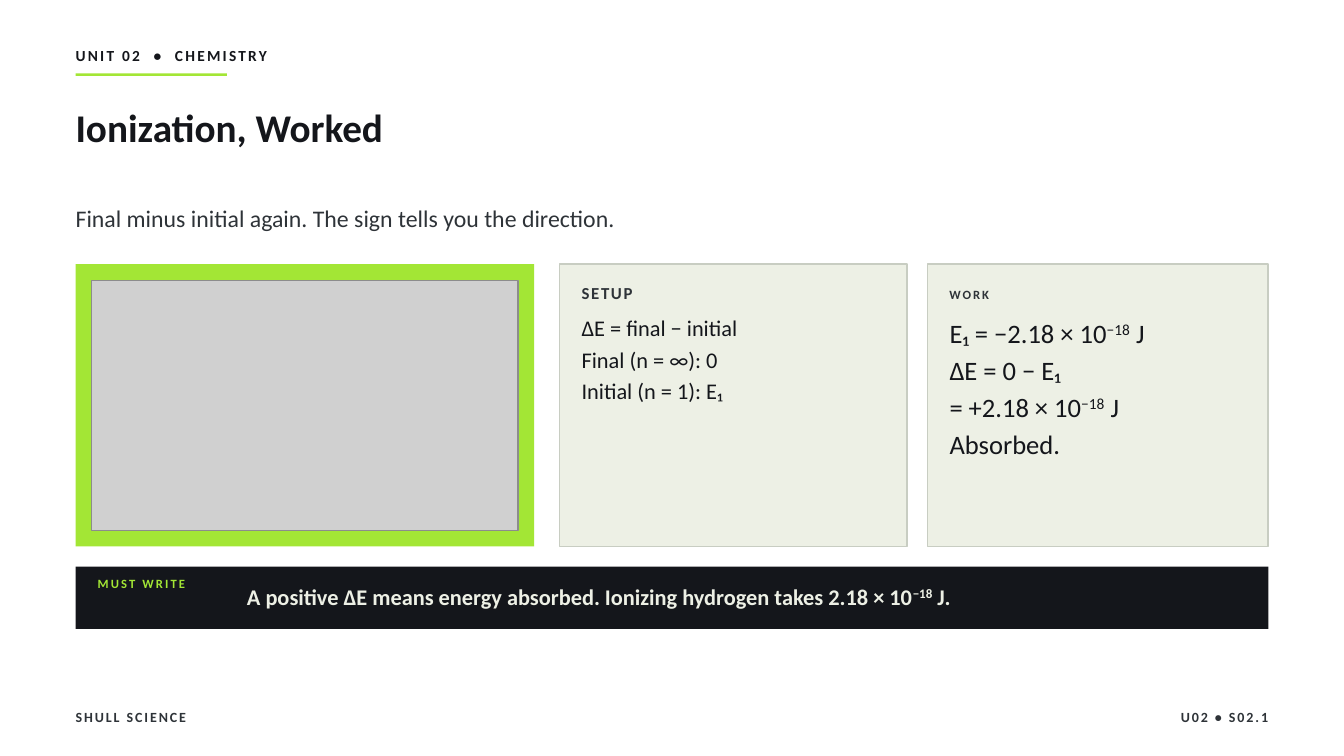
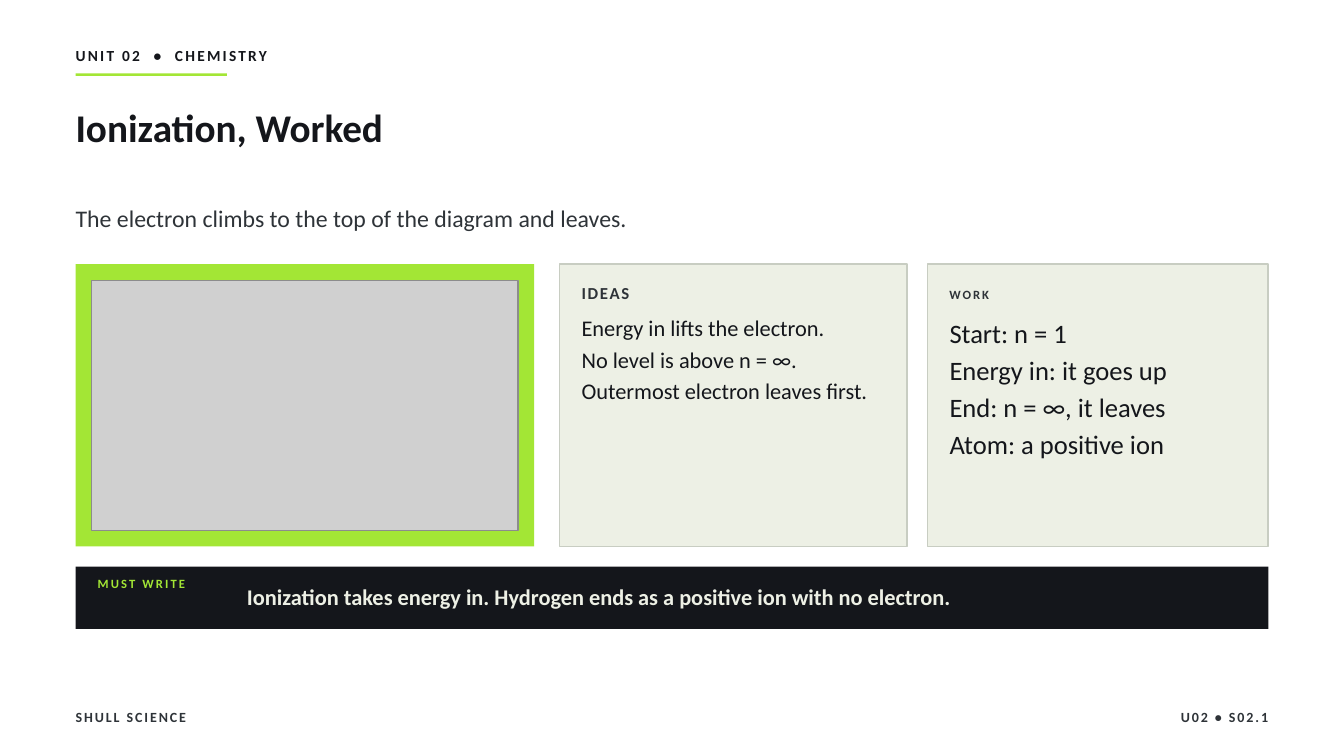
Before and after one commit to Hayabusa015/WorkWork, a slide deck: slide 18 of deliverables/chem-u02/SHULL_CHEM_Slides_U02_S02.1.pptx. Drawn at 1344x756 pixels with LibreOffice and Linux fonts; fonts in the diff are those of the drawing; grey boxes stand for pictures. Boxes give left, top, right and bottom in pixels: in the first picture for what was removed or moved away, otherwise in the second. Text is boxed around its words. In the diff, an @@ line names an element or a change of style, - is before the commit and + after.

```diff
--- a/deliverables/chem-u02/SHULL_CHEM_Slides_U02_S02.1.pptx
+++ b/deliverables/chem-u02/SHULL_CHEM_Slides_U02_S02.1.pptx
@@ text at box(76, 210, 626, 231): text changed @@
-Final minus initial again. The sign tells you the direction.
+The electron climbs to the top of the diagram and leaves.
@@ text at box(582, 288, 630, 299): text changed @@
-SETUP
+IDEAS
@@ text at box(582, 320, 867, 399): text changed @@
-ΔE = final − initial
-Final (n = ∞): 0
-Initial (n = 1): E₁
+Energy in lifts the electron.
+No level is above n = ∞.
+Outermost electron leaves first.
@@ text at box(950, 325, 1167, 459): text changed @@
-E₁ = −2.18 × 10−18 J
-ΔE = 0 − E₁
-= +2.18 × 10−18 J
-Absorbed.
+Start: n = 1
+Energy in: it goes up
+End: n = ∞, it leaves
+Atom: a positive ion
@@ text at box(247, 589, 951, 609): text changed @@
-A positive ΔE means energy absorbed. Ionizing hydrogen takes 2.18 × 10−18 J.
+Ionization takes energy in. Hydrogen ends as a positive ion with no electron.
```
Also in this commit, not shown: 11 other slides changed, 1 slide added, 1 slide removed, 7 other files.
